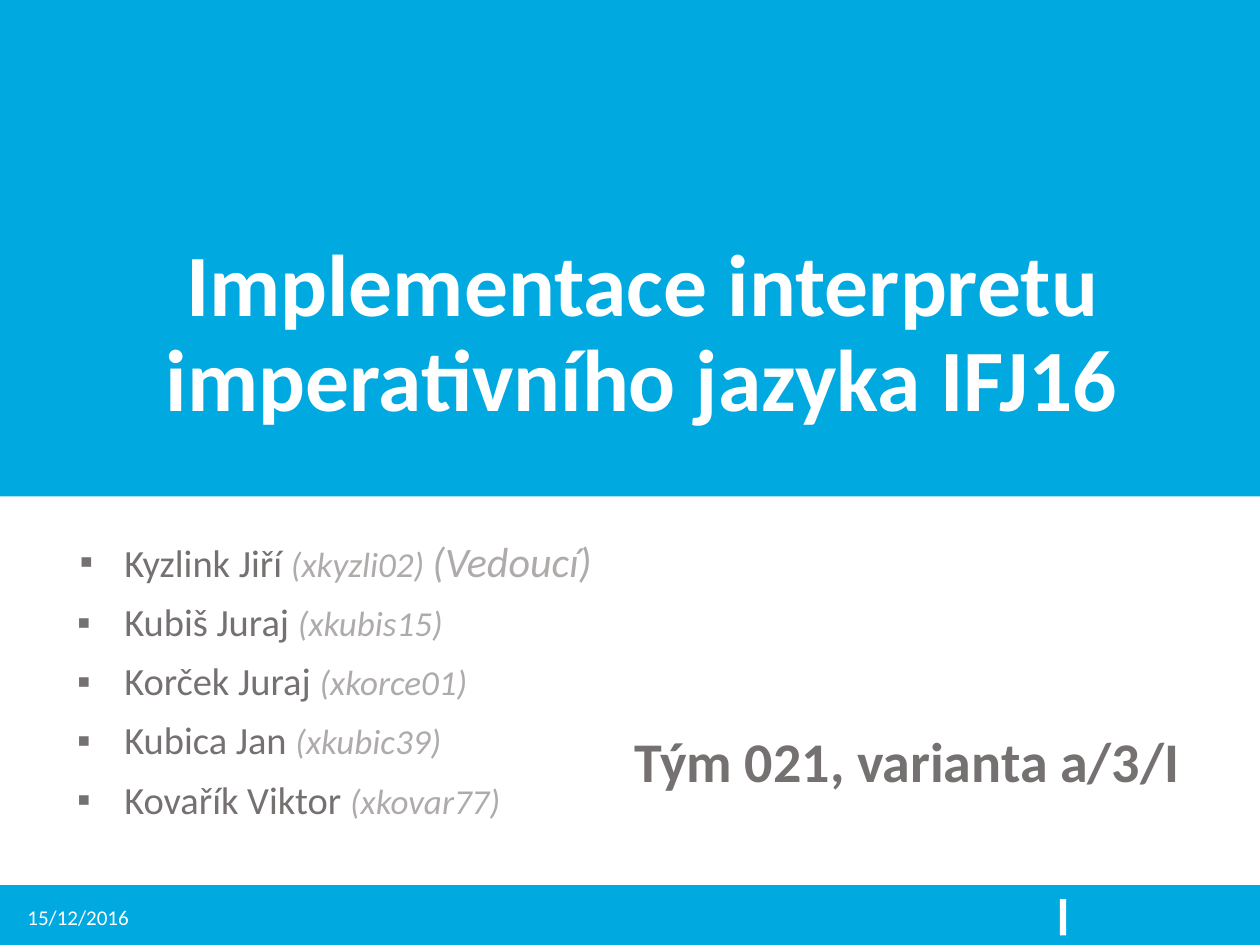
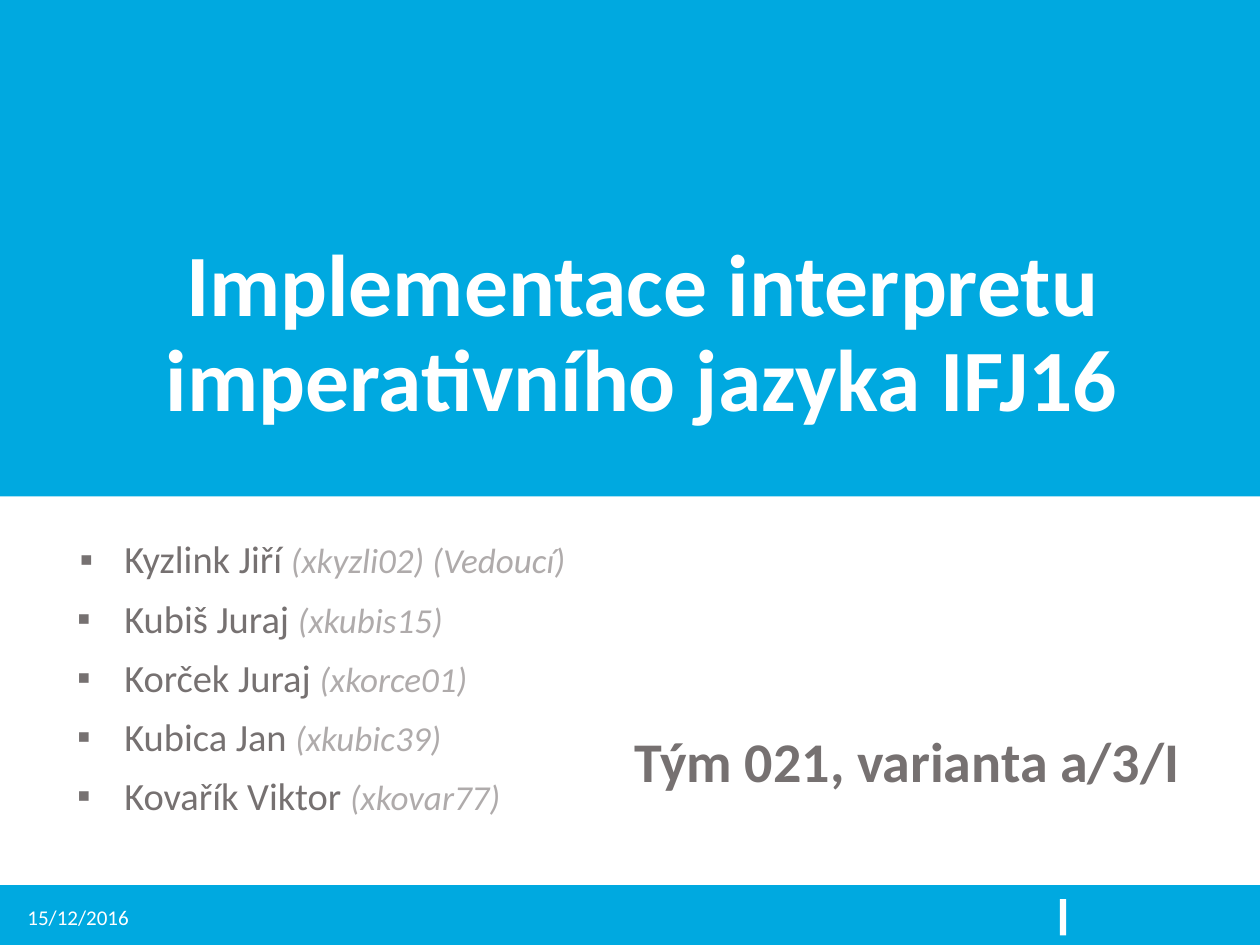
Before and after one commit to kysel/IFJ16, a slide deck: slide 1 of docs/prezentace.pptx. Drawn at 1260x945 pixels with LibreOffice and Linux fonts; fonts in the diff are those of the drawing; background and template pictures are left out. Boxes give left, top, right and bottom in pixels: in the first picture for what was removed or moved away, otherwise in the second. Text is boxed around its words. In the diff, an @@ line names an element or a change of style, - is before the commit and + after.

```diff
--- a/docs/prezentace.pptx
+++ b/docs/prezentace.pptx
@@ subtitle at [124, 546, 565, 579]: size 24 to 20 pt in "(Vedoucí)" @@
```
Also in this commit, not shown: 9 other slides changed, 4 slides added.
